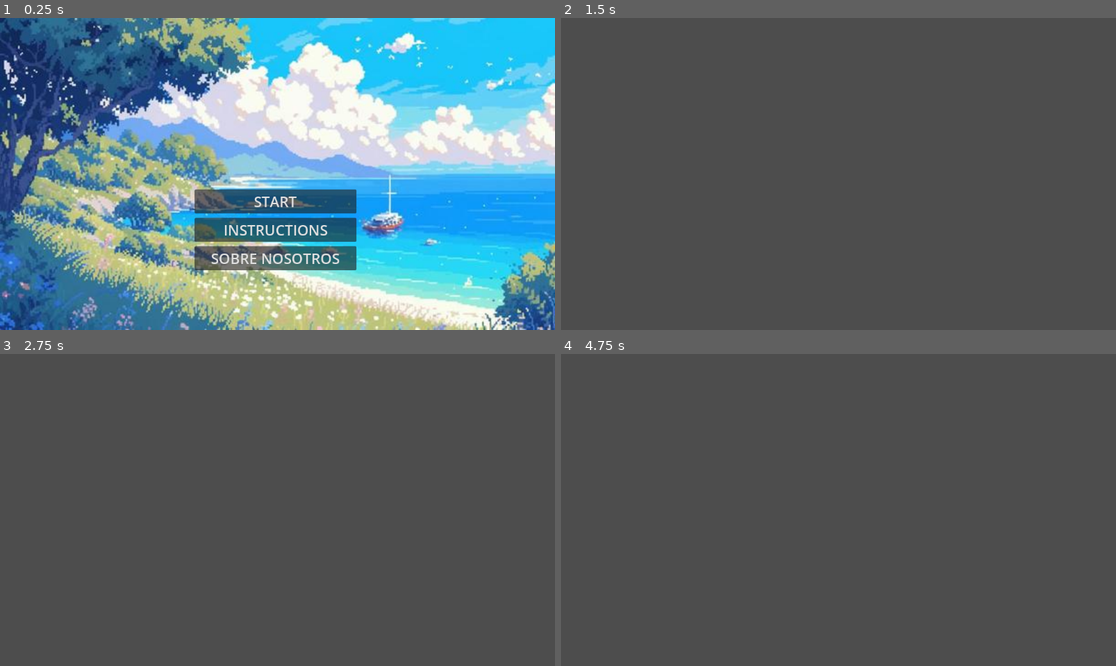
Above: before the commit, frames 1-4 (two rows, left to right).
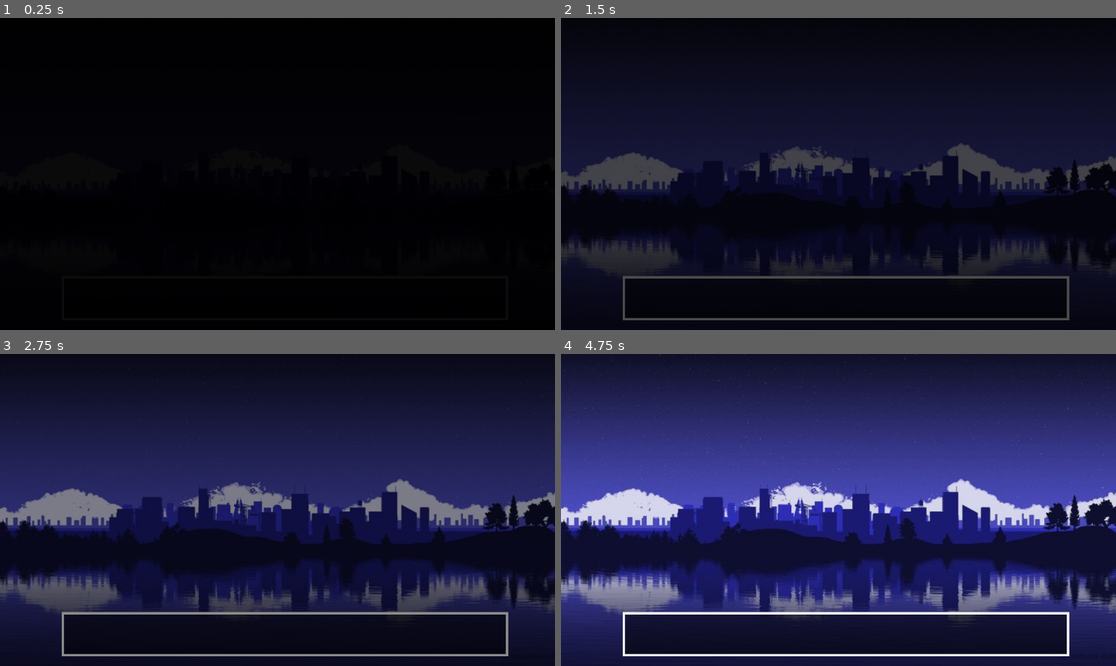
Above: after the commit, the same moments.

Repository: JD277/Plataformer-lecheria
Game: Godot game, scene res://scenes/cinematica/cinematica.tscn
The game is run twice, just before and just after one commit, with the same random seed, the same clock (stepped at 60 frames per second) and the same inputs. Before the commit the project starts from res://scenes/muenú_de_inicio.tscn.
Inputs (mouse positions are in pixels of both pictures, inside the frame that each line leads up to):
- Up to frame 1 (0.25 s): no input
- Up to frame 2 (1.5 s): click (838, 202) at 0.5 s, where only the run before the commit has a clickable "START"; tap Enter (ui_accept) at 1.25, 1.35 s
- Up to frame 3 (2.75 s): tap Enter (ui_accept) at 1.52, 1.82, 2, 2.1, 2.27, 2.57 s
- Up to frame 4 (4.75 s): tap Enter (ui_accept) at 2.75, 2.85, 3.5, 3.6, 3.77, 4.07, 4.25, 4.35, 4.52 s

The runs differ from the first frame. In frame 1, 100% of the frame differs, in the area x 0-100%, y 0-100%; in frame 2, 95%; in frame 3, 97%; in frame 4, 100%.

Commit message:
cinematica y transiciones añadidas

Diff:
--- a/project.godot
+++ b/project.godot
@@ -11,7 +11,7 @@
 [application]
 
 config/name="Nuevo Proyecto de Juego"
-run/main_scene="res://scenes/muenú_de_inicio.tscn"
+run/main_scene="res://scenes/cinematica/cinematica.tscn"
 config/features=PackedStringArray("4.3", "GL Compatibility")
 config/icon="res://icon.svg"
 
--- /dev/null
+++ b/scenes/cinematica/cinematica.gd
@@ -0,0 +1,41 @@
+extends Node2D
+
+@export var historia: Array[String]
+@onready var nodo_texto = $texto
+
+# Called when the node enters the scene tree for the first time.
+func _ready() -> void:
+	$salida.visible = false
+	$entrada.start("desvanecer")
+	$stop.start()
+	await $stop.timeout
+	$entrada.visible = false
+	await mostrar_texto()
+	$salida.visible = true
+	$salida.start("desvanecer invertido")
+	$stop.start()
+	await $stop.timeout
+	$salida.visible = false
+
+
+# Called every frame. 'delta' is the elapsed time since the previous frame.
+func _process(delta: float) -> void:
+	pass
+
+# Muestra el texto poco a poco en la caja de texto
+func mostrar_texto():
+	for texto in historia:
+		for letra in texto:
+			$timer.start()
+			nodo_texto.text = nodo_texto.text + letra
+			nodo_texto.queue_redraw()
+			await $timer.timeout
+		await esperar_input()
+		nodo_texto.text = ""
+
+	return true
+
+# Función para esperar la entrada del jugador.
+func esperar_input():
+	while not Input.is_action_just_pressed("ui_accept"):
+		await get_tree().physics_frame # Esperar un frame
--- /dev/null
+++ b/scenes/cinematica/cinematica.tscn
@@ -0,0 +1,50 @@
+[gd_scene load_steps=6 format=3 uid="uid://e1fia08pht7c"]
+
+[ext_resource type="Texture2D" uid="uid://f5xco7guy3xd" path="res://images/fondo2.jpg" id="1_8250q"]
+[ext_resource type="Script" path="res://scenes/cinematica/cinematica.gd" id="1_nba6u"]
+[ext_resource type="PackedScene" uid="uid://ce0jcyv6mit6x" path="res://scenes/transiciones/transicion.tscn" id="3_x1qat"]
+
+[sub_resource type="StyleBoxFlat" id="StyleBoxFlat_l1f2g"]
+bg_color = Color(0, 0, 0, 0.498039)
+border_width_left = 5
+border_width_top = 5
+border_width_right = 5
+border_width_bottom = 5
+border_color = Color(1, 1, 1, 1)
+
+[sub_resource type="LabelSettings" id="LabelSettings_objyn"]
+font_size = 24
+
+[node name="Cinematica" type="Node2D"]
+script = ExtResource("1_nba6u")
+historia = Array[String](["El sol se ocultaba tras el Cerro El Morro, tiñendo el cielo de Lechería con tonos naranjas y violetas. Una suave brisa marina acariciaba las palmeras", "y el murmullo de las olas se mezclaba con el bullicio de la ciudad. Pero esta noche, un silencio inusual envolvía a Lechería,", "como si la ciudad entera contuviera la respiración, esperando algo...", "Se dice que en sus entrañas se ocultan secretos ancestrales, historias olvidadas y tesoros perdidos.", "Pero también se rumorea que una sombra se cierne sobre la ciudad, amenazando su paz y su belleza.", "¿Podrás con ello?"])
+
+[node name="Sprite2D" type="Sprite2D" parent="."]
+position = Vector2(580, 325)
+scale = Vector2(1.63043, 1.45652)
+texture = ExtResource("1_8250q")
+
+[node name="Panel" type="Panel" parent="."]
+offset_left = 128.0
+offset_top = 536.0
+offset_right = 1055.0
+offset_bottom = 628.0
+theme_override_styles/panel = SubResource("StyleBoxFlat_l1f2g")
+
+[node name="timer" type="Timer" parent="."]
+wait_time = 0.06
+
+[node name="texto" type="Label" parent="."]
+offset_left = 144.0
+offset_top = 545.0
+offset_right = 1035.0
+offset_bottom = 616.0
+label_settings = SubResource("LabelSettings_objyn")
+autowrap_mode = 3
+
+[node name="entrada" parent="." instance=ExtResource("3_x1qat")]
+
+[node name="stop" type="Timer" parent="."]
+wait_time = 5.0
+
+[node name="salida" parent="." instance=ExtResource("3_x1qat")]
--- /dev/null
+++ b/scenes/transiciones/transicion.gd
@@ -0,0 +1,18 @@
+extends CanvasLayer
+var animacion = ""
+# Called when the node enters the scene tree for the first time.
+func _ready() -> void:
+	pass # Replace with function body.
+
+
+# Called every frame. 'delta' is the elapsed time since the previous frame.
+func _process(delta: float) -> void:
+	pass
+
+func start(anim):
+	visible = true
+	$AnimationPlayer.play(anim)
+	animacion = anim
+
+func _on_animation_player_animation_finished(anim_name: StringName) -> void:
+	visible = false
--- /dev/null
+++ b/scenes/transiciones/transicion.tscn
@@ -0,0 +1,74 @@
+[gd_scene load_steps=6 format=3 uid="uid://ce0jcyv6mit6x"]
+
+[ext_resource type="Script" path="res://scenes/transiciones/transicion.gd" id="1_nohin"]
+
+[sub_resource type="Animation" id="Animation_ybqcf"]
+length = 0.001
+tracks/0/type = "value"
+tracks/0/imported = false
+tracks/0/enabled = true
+tracks/0/path = NodePath("ColorRect:modulate")
+tracks/0/interp = 1
+tracks/0/loop_wrap = true
+tracks/0/keys = {
+"times": PackedFloat32Array(0),
+"transitions": PackedFloat32Array(1),
+"update": 0,
+"values": [Color(1, 1, 1, 1)]
+}
+
+[sub_resource type="Animation" id="Animation_l081h"]
+resource_name = "desvanecer"
+length = 5.0
+tracks/0/type = "value"
+tracks/0/imported = false
+tracks/0/enabled = true
+tracks/0/path = NodePath("ColorRect:modulate")
+tracks/0/interp = 1
+tracks/0/loop_wrap = true
+tracks/0/keys = {
+"times": PackedFloat32Array(0, 4.96667),
+"transitions": PackedFloat32Array(1, 1),
+"update": 0,
+"values": [Color(1, 1, 1, 1), Color(1, 1, 1, 0)]
+}
+
+[sub_resource type="Animation" id="Animation_bf4tw"]
+resource_name = "desvanecer invertido"
+length = 5.0
+tracks/0/type = "value"
+tracks/0/imported = false
+tracks/0/enabled = true
+tracks/0/path = NodePath("ColorRect:modulate")
+tracks/0/interp = 1
+tracks/0/loop_wrap = true
+tracks/0/keys = {
+"times": PackedFloat32Array(0, 5),
+"transitions": PackedFloat32Array(1, 1),
+"update": 0,
+"values": [Color(1, 1, 1, 0), Color(0, 0, 0, 1)]
+}
+
+[sub_resource type="AnimationLibrary" id="AnimationLibrary_i5pfr"]
+_data = {
+"RESET": SubResource("Animation_ybqcf"),
+"desvanecer": SubResource("Animation_l081h"),
+"desvanecer invertido": SubResource("Animation_bf4tw")
+}
+
+[node name="Transicion" type="CanvasLayer"]
+script = ExtResource("1_nohin")
+
+[node name="ColorRect" type="ColorRect" parent="."]
+offset_left = -31.0
+offset_top = -27.0
+offset_right = 1197.0
+offset_bottom = 682.0
+color = Color(0, 0, 0, 1)
+
+[node name="AnimationPlayer" type="AnimationPlayer" parent="."]
+libraries = {
+"": SubResource("AnimationLibrary_i5pfr")
+}
+
+[connection signal="animation_finished" from="AnimationPlayer" to="." method="_on_animation_player_animation_finished"]
